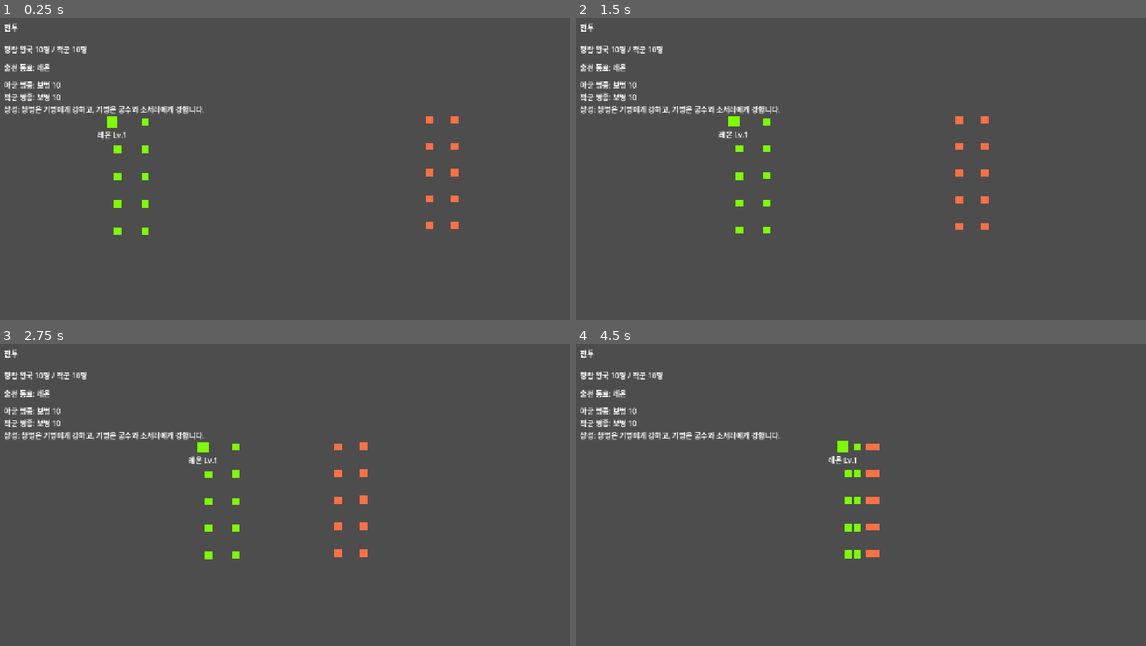
Above: before the commit, frames 1-4 (two rows, left to right).
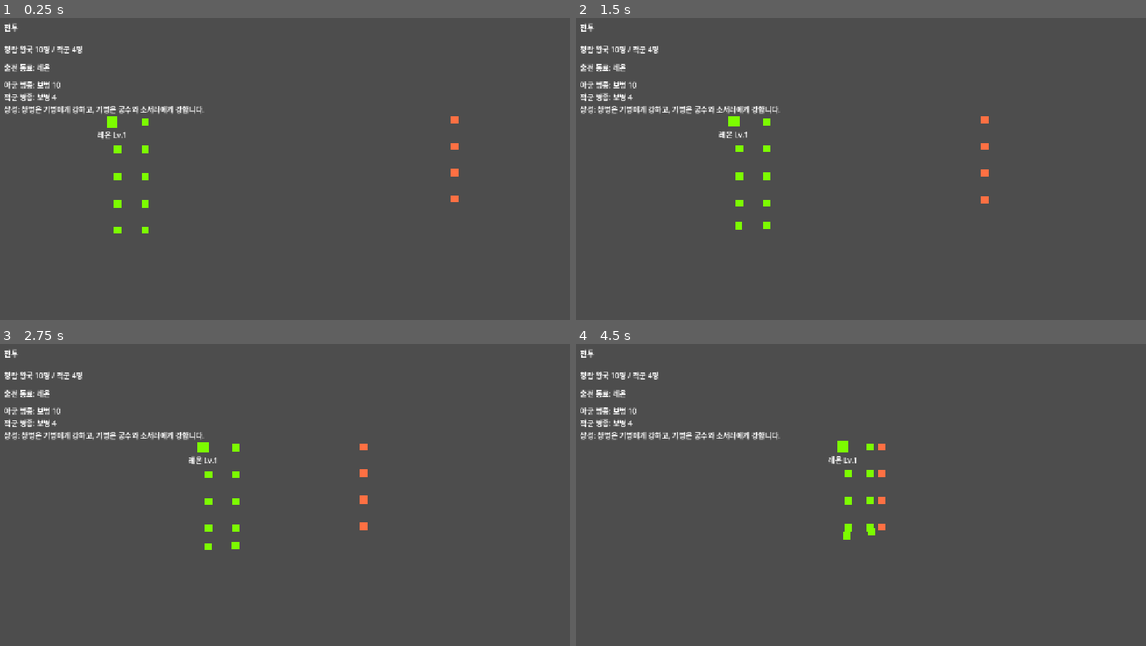
Above: after the commit, the same moments.

Repository: yogitobi31/season-of-warlords
Game: Godot game, scene res://scenes/Battle.tscn
The game is run twice, just before and just after one commit, with the same random seed, the same clock (stepped at 60 frames per second) and the same inputs. This scene is started directly instead of the project's main scene.
Inputs (mouse positions are in pixels of both pictures, inside the frame that each line leads up to):
- Up to frame 1 (0.25 s): no input
- Up to frame 2 (1.5 s): move the mouse to (992, 159) at 0.52 s; click (992, 159) at 0.67 s; move the mouse to (747, 193) at 1.27 s; click (747, 193) at 1.42 s
- Up to frame 3 (2.75 s): move the mouse to (342, 431) at 2.02 s; click (342, 431) at 2.17 s
- Up to frame 4 (4.5 s): move the mouse to (832, 567) at 2.77 s; click (832, 567) at 2.92 s; move the mouse to (1037, 552) at 3.52 s; click (1037, 552) at 3.67 s; move the mouse to (690, 452) at 4.27 s; click (690, 452) at 4.42 s

The runs differ from the first frame. In frame 1, 0.3% of the frame differs, in the area x 9-81%, y 9-72%; in frame 2, 0.3%; in frame 3, 0.4%; in frame 4, 0.7%, in the area x 9-55%, y 9-72%.

Commit message:
Scale battle enemy count by recruited companions

Diff:
--- a/scripts/Battle.gd
+++ b/scripts/Battle.gd
@@ -1,6 +1,8 @@
 extends Node2D
 
 const UNITS_PER_TEAM: int = 10
+const BASE_ENEMY_COUNT: int = 3
+const ENEMY_SCALE_PER_COMPANION: int = 1
 
 var player_units: Array[Unit] = []
 var enemy_units: Array[Unit] = []
@@ -49,7 +51,7 @@
 	var morale_bonus: float = GameState.get_army_morale_bonus()
 	var player_composition: Array[String] = GameState.get_player_composition()
 	var enemy_base_classes: Array[String] = GameState.get_region_enemy_classes(GameState.defense_region_id)
-	var companion_count: int = joined_companions.size()
+	var companion_count: int = GameState.get_companion_count()
 	if companion_count > UNITS_PER_TEAM:
 		companion_count = UNITS_PER_TEAM
 
@@ -79,6 +81,9 @@
 		add_child(p)
 		player_units.append(p)
 
+	var enemy_count: int = BASE_ENEMY_COUNT + (companion_count * ENEMY_SCALE_PER_COMPANION)
+	print("[Battle] companion_count=%d enemy_count=%d" % [companion_count, enemy_count])
+	for i: int in range(enemy_count):
 		var e: Unit = Unit.new()
 		e.team = Unit.TEAM_ENEMY
 		var enemy_class_id: String = enemy_base_classes[i % enemy_base_classes.size()]
--- a/scripts/GameState.gd
+++ b/scripts/GameState.gd
@@ -476,6 +476,13 @@
 		if data.get("joined", false):
 			result.append(data)
 	return result
+
+func get_companion_count() -> int:
+	var count: int = 0
+	for data in companions.values():
+		if bool(data.get("joined", false)):
+			count += 1
+	return count
 
 func grant_companion_exp_on_victory(exp_gain: int = COMPANION_EXP_PER_WIN) -> Array[String]:
 	var level_up_messages: Array[String] = []
